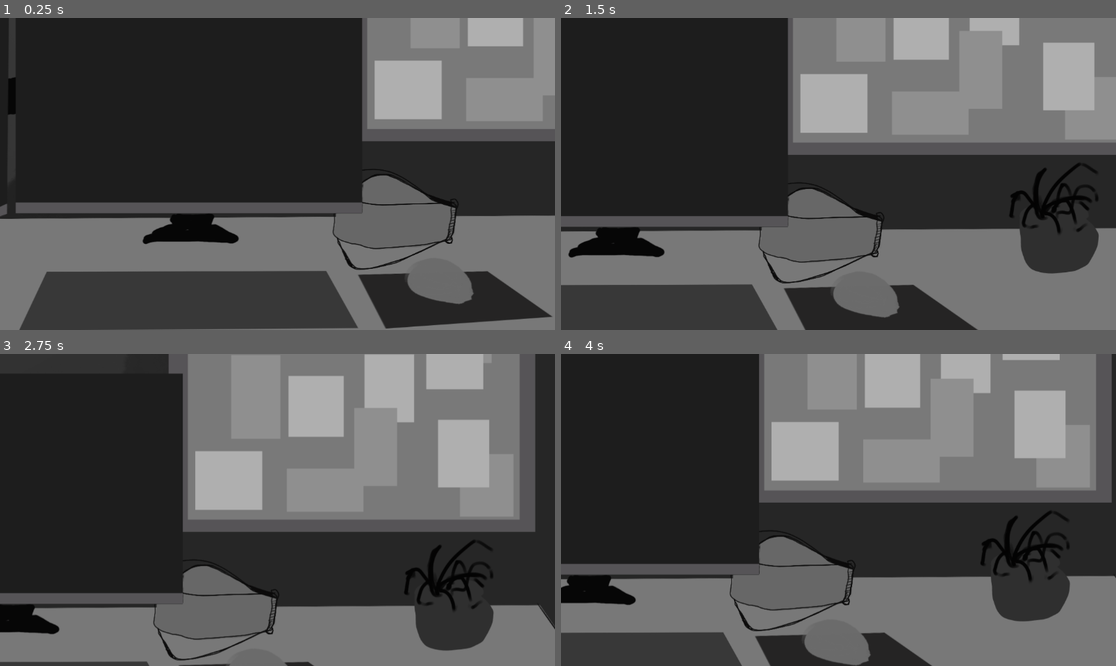
Above: before the commit, frames 1-4 (two rows, left to right).
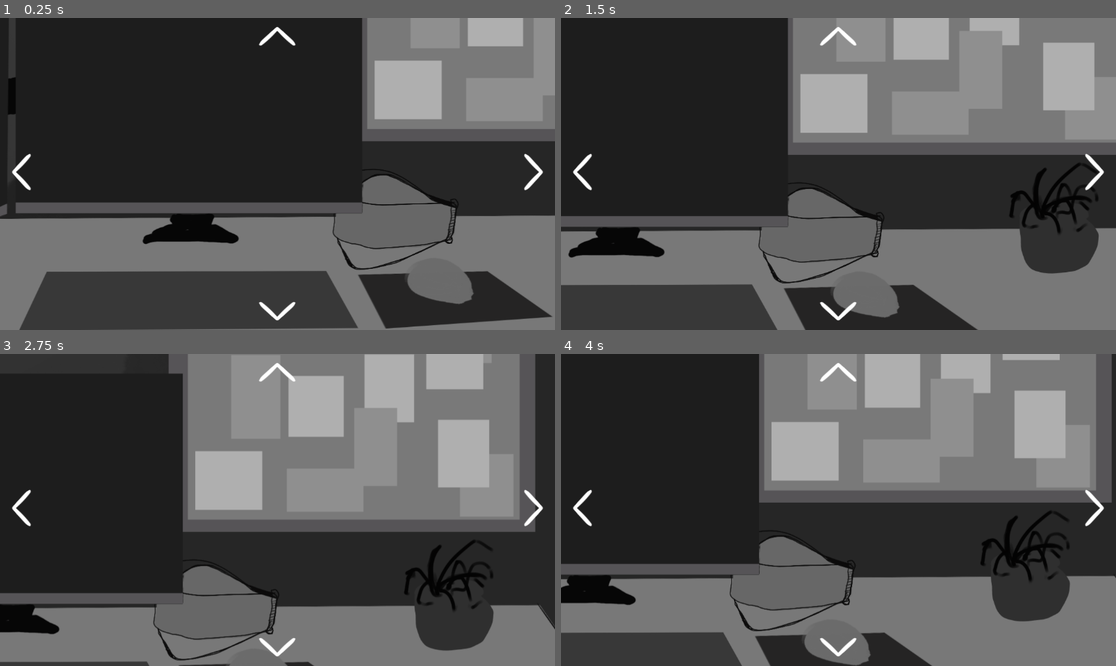
Above: after the commit, the same moments.

Repository: maxlucaschwab/What-Happened-In-June
Game: Godot game, scene res://_Scenes/Main.tscn
Two runs of this game, one before a commit and one after it. Both use one fixed random seed, a clock stepped at 60 frames per second and the inputs below.
Inputs (mouse positions are in pixels of both pictures, inside the frame that each line leads up to):
- Up to frame 1 (0.25 s): no input
- Up to frame 2 (1.5 s): tap Enter at 0.5 s; move the mouse to (960, 158) at 0.52 s; click (960, 158) at 0.67 s; drag from (727, 189) to (810, 236) at 1.27 s
- Up to frame 3 (2.75 s): move the mouse to (333, 441) at 2.02 s; click (333, 441) at 2.17 s
- Up to frame 4 (4 s): drag from (810, 572) to (672, 463) at 2.77 s; move the mouse to (1005, 556) at 3.52 s; click (1005, 556) at 3.67 s

The runs differ from the first frame. In frame 1, 0.5% of the frame differs, in the area x 2-98%, y 2-98%; in frame 2, 0.5%; in frame 3, 0.5%; in frame 4, 0.5%.

Commit message:
Basic UI

Diff:
--- /dev/null
+++ b/_Scenes/Arrows.tscn
@@ -0,0 +1,15 @@
+[gd_scene load_steps=2 format=3 uid="uid://dt1x2bx4124sy"]
+
+[ext_resource type="Texture2D" uid="uid://b2ylxp3nseqog" path="res://_Assets/UI/DirectionalArrows.png" id="1_in6yg"]
+
+[node name="Control" type="Control"]
+layout_mode = 3
+anchors_preset = 15
+anchor_right = 1.0
+anchor_bottom = 1.0
+grow_horizontal = 2
+grow_vertical = 2
+
+[node name="DirectionalArrows" type="Sprite2D" parent="."]
+position = Vector2(576, 320)
+texture = ExtResource("1_in6yg")
--- /dev/null
+++ b/_Scenes/Dialogue.tscn
@@ -0,0 +1,15 @@
+[gd_scene load_steps=2 format=3 uid="uid://bg56581sq7wfi"]
+
+[ext_resource type="Texture2D" uid="uid://crkm7ps76yr2" path="res://_Assets/UI/Chatbubble.png" id="1_gp1qg"]
+
+[node name="Control" type="Control"]
+layout_mode = 3
+anchors_preset = 15
+anchor_right = 1.0
+anchor_bottom = 1.0
+grow_horizontal = 2
+grow_vertical = 2
+
+[node name="Chatbubble" type="Sprite2D" parent="."]
+position = Vector2(576, 416)
+texture = ExtResource("1_gp1qg")
--- a/_Scenes/Main.tscn
+++ b/_Scenes/Main.tscn
@@ -2,7 +2,7 @@
 
 [ext_resource type="Script" path="res://_Scripts/Main.gd" id="1_6d206"]
 [ext_resource type="Texture2D" uid="uid://bvhl4cu7meaqp" path="res://_Assets/Background.png" id="1_le738"]
-[ext_resource type="Script" path="res://_Scripts/Cam_area.gd" id="3_8qjul"]
+[ext_resource type="PackedScene" uid="uid://dt1x2bx4124sy" path="res://_Scenes/Arrows.tscn" id="2_8wvls"]
 
 [sub_resource type="RectangleShape2D" id="RectangleShape2D_yg8tj"]
 size = Vector2(1168, 666)
@@ -11,11 +11,19 @@
 script = ExtResource("1_6d206")
 metadata/_edit_vertical_guides_ = [1529.0]
 
+[node name="CanvasLayer" type="CanvasLayer" parent="."]
+
+[node name="ArrowLayer" parent="CanvasLayer" instance=ExtResource("2_8wvls")]
+anchors_preset = 0
+anchor_right = 0.0
+anchor_bottom = 0.0
+grow_horizontal = 1
+grow_vertical = 1
+
 [node name="Background" type="Sprite2D" parent="."]
 texture = ExtResource("1_le738")
 
 [node name="Cam_area" type="Area2D" parent="."]
-script = ExtResource("3_8qjul")
 
 [node name="CollisionShape2D" type="CollisionShape2D" parent="Cam_area"]
 shape = SubResource("RectangleShape2D_yg8tj")
--- a/_Scripts/Cam_area.gd
+++ /dev/null
@@ -1,17 +0,0 @@
-extends Area2D
-
-
-# Called when the node enters the scene tree for the first time.
-func _ready():
-	pass # Replace with function body.
-
-
-# Called every frame. 'delta' is the elapsed time since the previous frame.
-func _process(delta):
-
-	pass
-
-
-func _on_bg_area_body_entered(body):
-
-	pass # Replace with function body.
--- a/_Scripts/Collision.gd
+++ /dev/null
@@ -1,10 +0,0 @@
-extends Camera2D
-
-# Called when the node enters the scene tree for the first time.
-func _ready():
-	pass # Replace with function body.
-
-
-# Called every frame. 'delta' is the elapsed time since the previous frame.
-func _process(delta):
-	pass
--- a/_Scripts/MainCamera.gd
+++ /dev/null
@@ -1,18 +0,0 @@
-extends Camera2D
-class_name MainCamera
-
-var _previousPosition: Vector2 = Vector2(0, 0);
-var _moveCamera: bool = false;
-
-func _unhandled_input(event: InputEvent):
-	if event is InputEventMouseButton && event.button_index == MOUSE_BUTTON_LEFT:
-		#get_tree().set_input_as_handled();
-		if event.is_pressed():
-			_previousPosition = event.position;
-			_moveCamera = true;
-		else:
-			_moveCamera = false;
-	elif event is InputEventMouseMotion && _moveCamera:
-		#get_tree().set_input_as_handled();
-		position += (_previousPosition - event.position);
-		_previousPosition = event.position;
--- a/_Scripts/StaticBody2D.gd
+++ /dev/null
@@ -1,14 +0,0 @@
-extends StaticBody2D
-var dragging = false
-
-func _ready():
-	set_process_input(true)
-
-func _input(event):
-	if event is InputEventMouseButton:
-		if event.is_pressed():
-			dragging = true
-		else:
-			dragging = false
-	elif event is InputEventMouseMotion and dragging:
-		position = get_global_mouse_position()
Binary file added: _Assets/UI/Chatbubble.png
Not shown, added: _Assets/UI/Chatbubble.png.import
